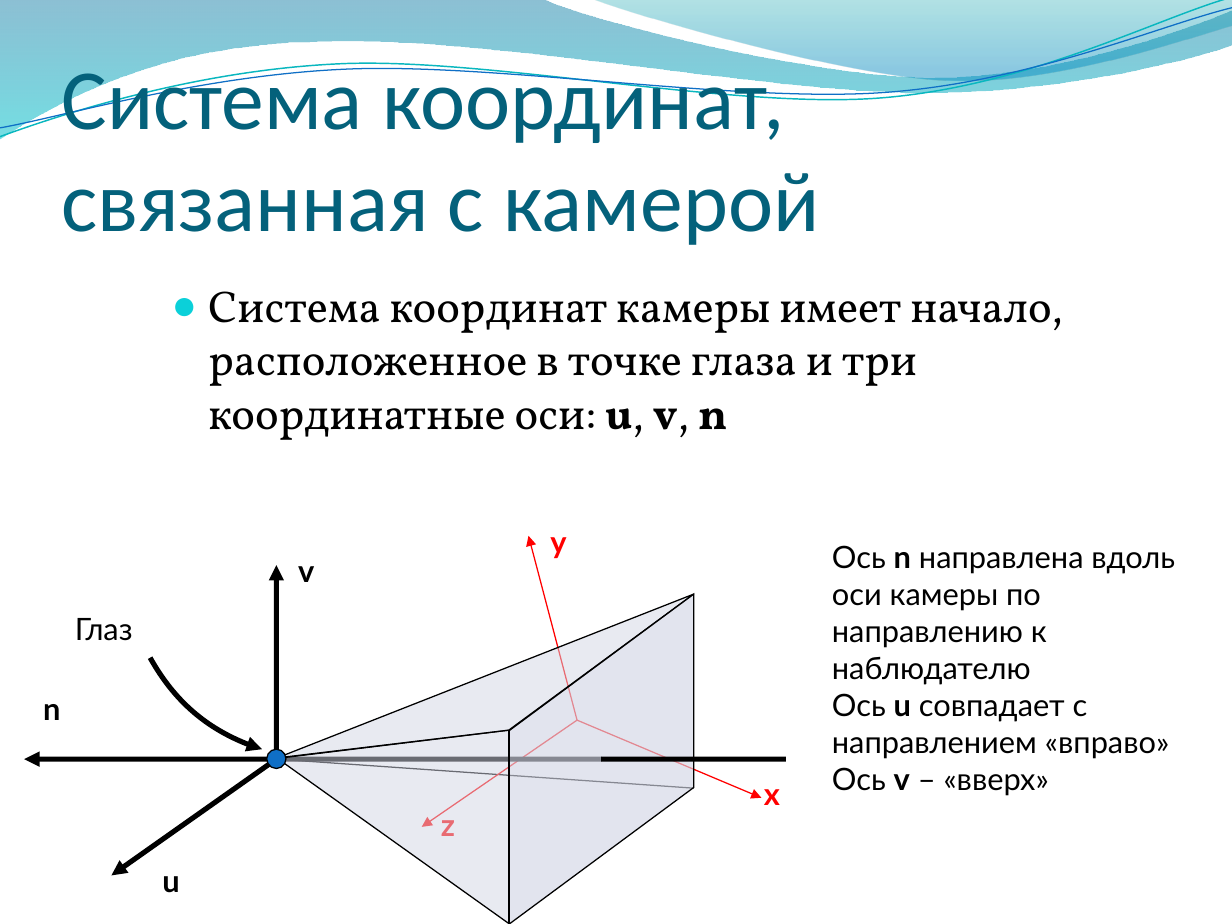
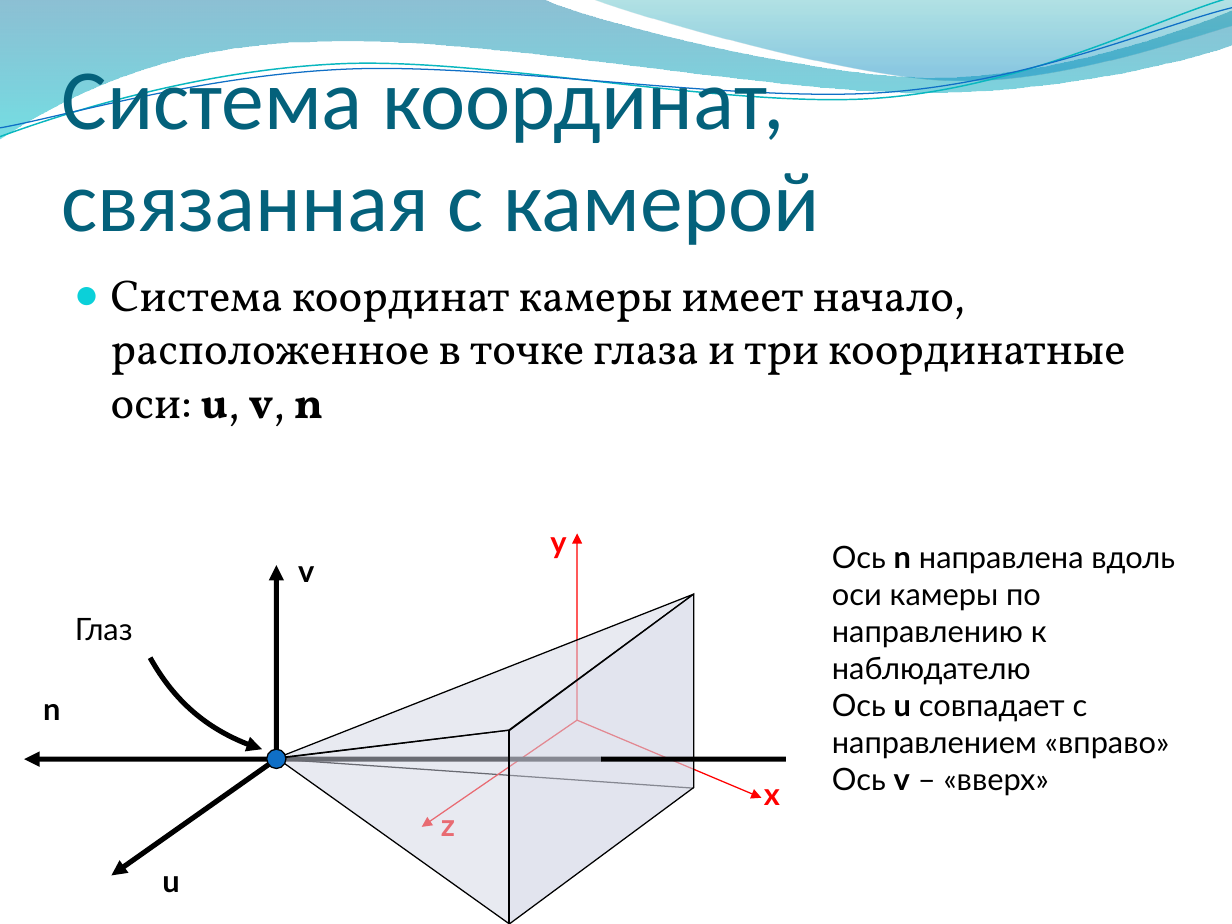
Before and after one commit to alexey-malov/cg-course, a slide deck: slide 118 of lectures/03 - Векторный анализ, трансформации и матрицы.pptx. Drawn at 1232x924 pixels with LibreOffice and Linux fonts; fonts in the diff are those of the drawing; background and template pictures are left out. Boxes give left, top, right and bottom in pixels: in the first picture for what was removed or moved away, otherwise in the second. Text is boxed around its words. In the diff, an @@ line names an element or a change of style, - is before the commit and + after.

```diff
--- a/lectures/03 - Векторный анализ, трансформации и матрицы.pptx
+++ b/lectures/03 - Векторный анализ, трансформации и матрицы.pptx
@@ text "Система координат камеры имеет начало, ..." rewrapped from (208,291,1063,440) to (111,280,1125,426) @@
@@ arrow moved from (577, 721) - (529, 536) to (577, 721) - (577, 533) @@
```
Also in this commit, not shown: 19 other slides changed, 1 slide removed.
